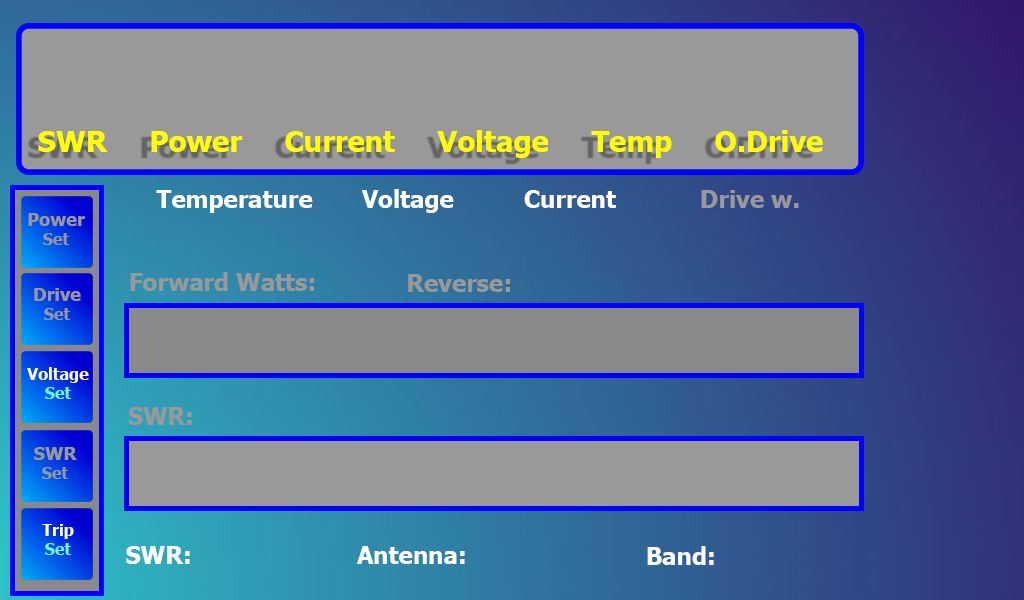
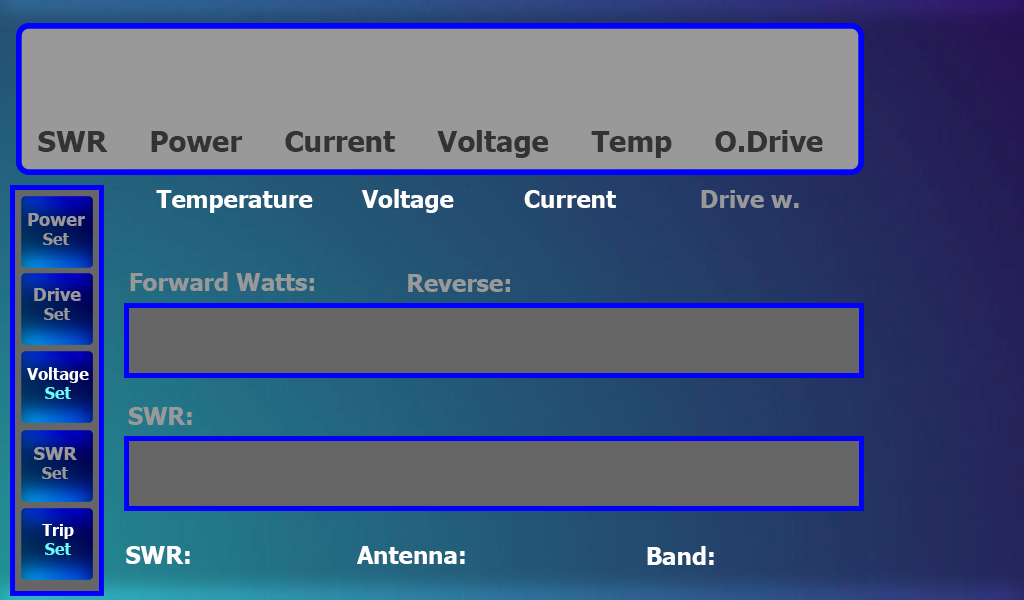
Layer changes from the first 1024px x 600px image to the second:
painted on "SWR Power Current Voltage Temp O.Drive" over [38, 130, 823, 158]
renamed "Forward Control" to "Left Strip", painted on it over [15, 190, 99, 591]
painted on "Forward Control" over [129, 308, 859, 373]
painted on "Reverse Control" over [129, 441, 859, 506]